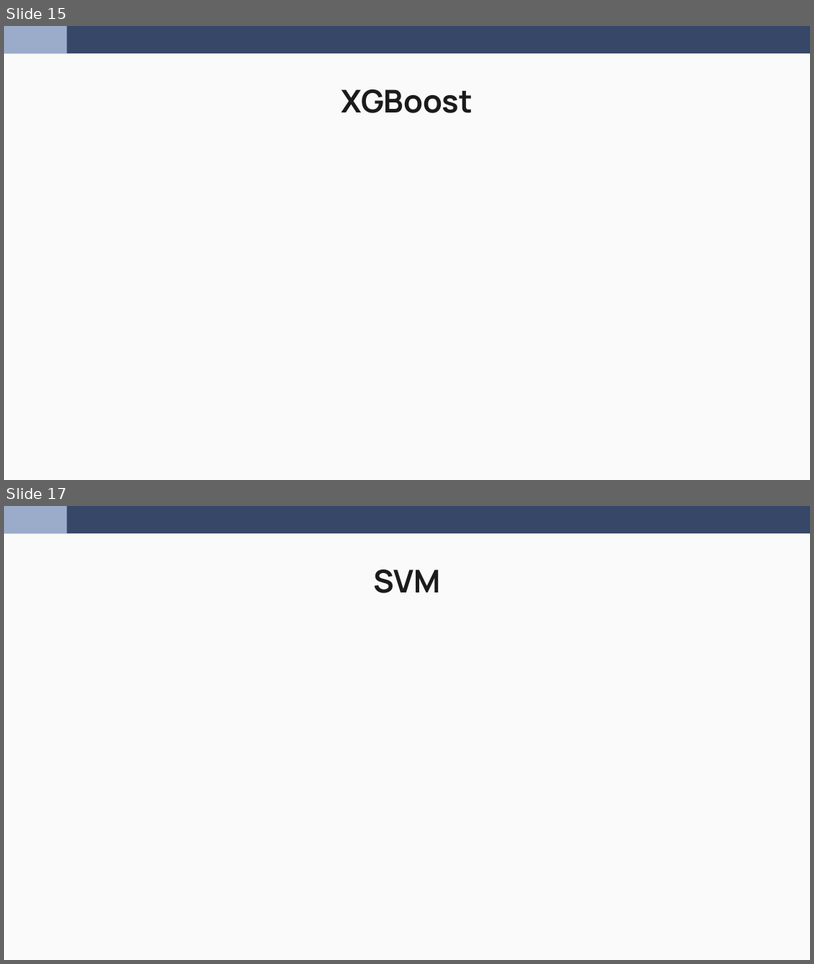
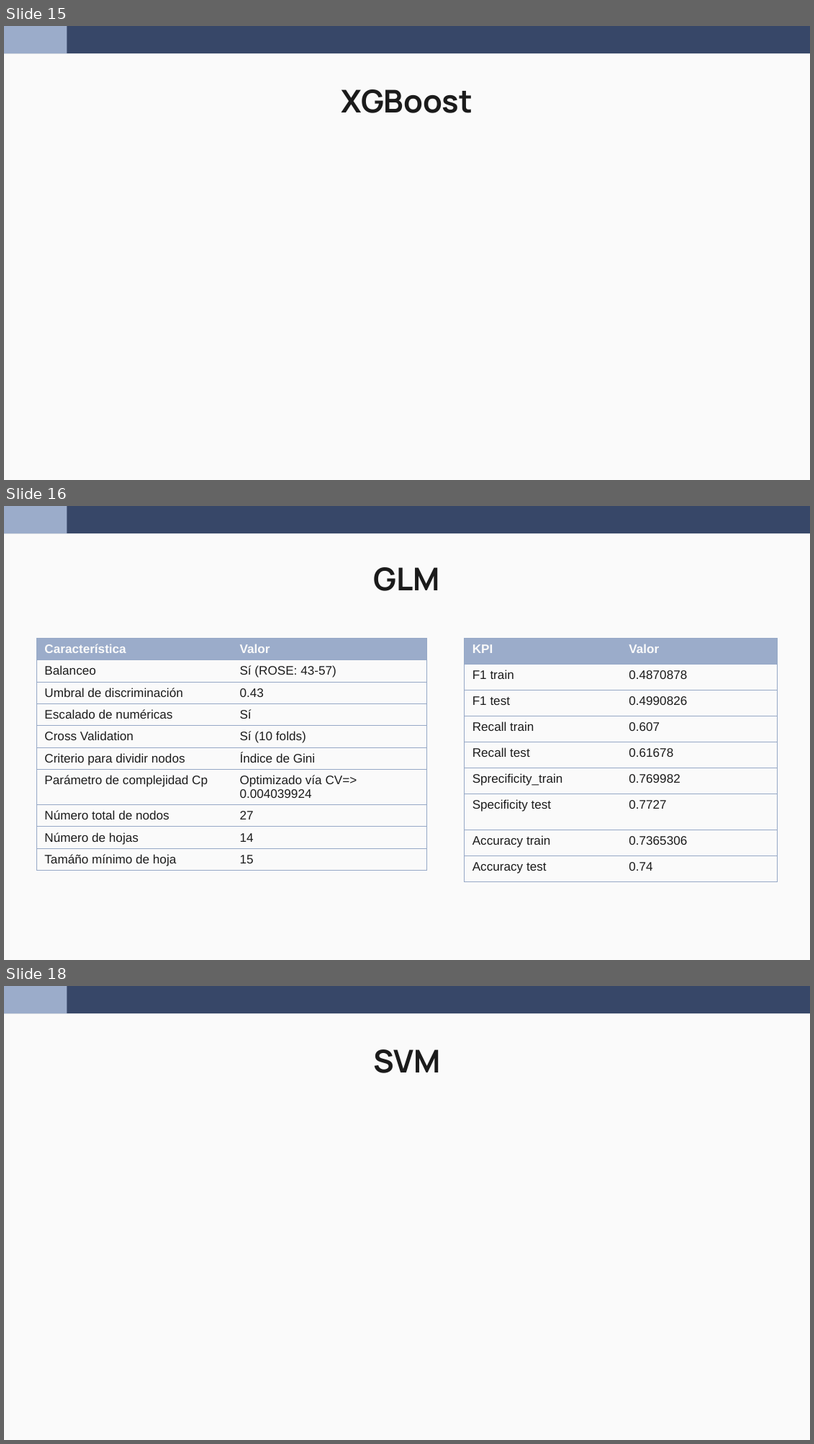
Before and after one commit to wen2111/Mineria, a slide deck: Entrega_2/00.REPORTE/Reporte_Grupo5.pptx. Shown one above the other, each under a label of ours: slides 15 and 17 before the commit, slides 15, 16 and 18 after it; the slides between them are not shown. The pictures are 814x964 and 814x1444 pixels, drawn with LibreOffice and Linux fonts; fonts in the diff are those of the drawing. Boxes give left, top, right and bottom in pixels: in the first picture for what was removed or moved away, otherwise in the second. Text is boxed around its words. In the diff, an @@ line names an element or a change of style, - is before the commit and + after.

```diff
--- a/Entrega_2/00.REPORTE/Reporte_Grupo5.pptx
+++ b/Entrega_2/00.REPORTE/Reporte_Grupo5.pptx
@@ slide 16 added at (x1=4, y1=506, x2=810, y2=960), background #FAFAFA; not listed: 2 template elements that a slide beside it also shows @@
@@ title added at (x1=374, y1=567, x2=440, y2=591), 28 pt, text #1B1B1B, bold @@
+GLM
@@ table added at (x1=36, y1=638, x2=427, y2=882), 10 rows, 2 columns @@
+Característica | Valor
+Balanceo | Sí (ROSE: 43-57)
+Umbral de discriminación | 0.43
+Escalado de numéricas | Sí
+Cross Validation | Sí (10 folds)
+Criterio para dividir nodos | Índice de Gini
+Parámetro de complejidad Cp | Optimizado vía CV=> 0.004039924
+Número total de nodos | 27
+Número de hojas | 14
+Tamáño mínimo de hoja | 15
@@ table added at (x1=465, y1=638, x2=777, y2=882), 9 rows, 2 columns @@
+KPI | Valor
+F1 train | 0.4870878
+F1 test | 0.4990826
+Recall train | 0.607
+Recall test | 0.61678
+Sprecificity_train | 0.769982
+Specificity test | 0.7727
+Accuracy train | 0.7365306
+Accuracy test | 0.74
@@ what was slide 17 is now slide 18 @@
```
Also in this commit, not shown: 6 slides changed, 1 other slide added, 1 slide removed, 1 other file.
